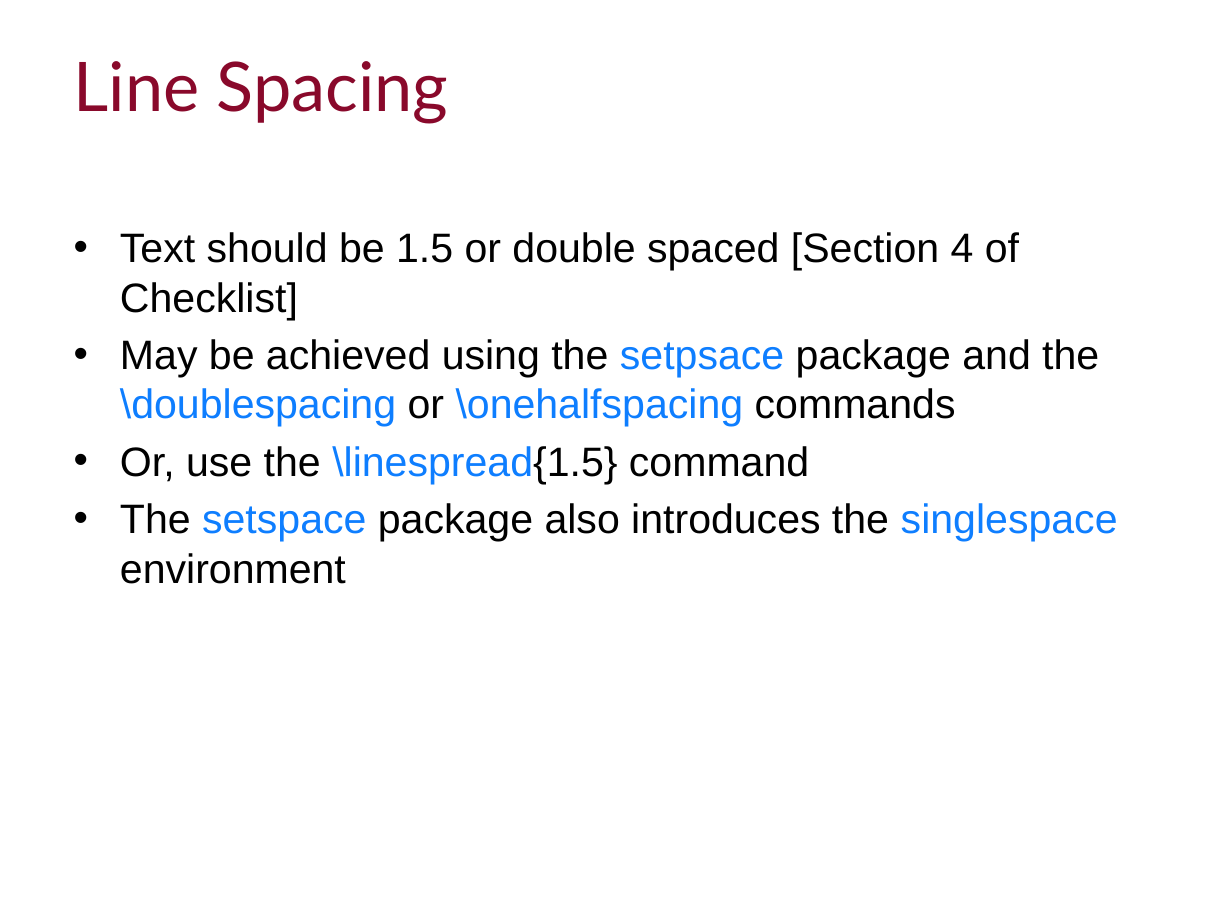
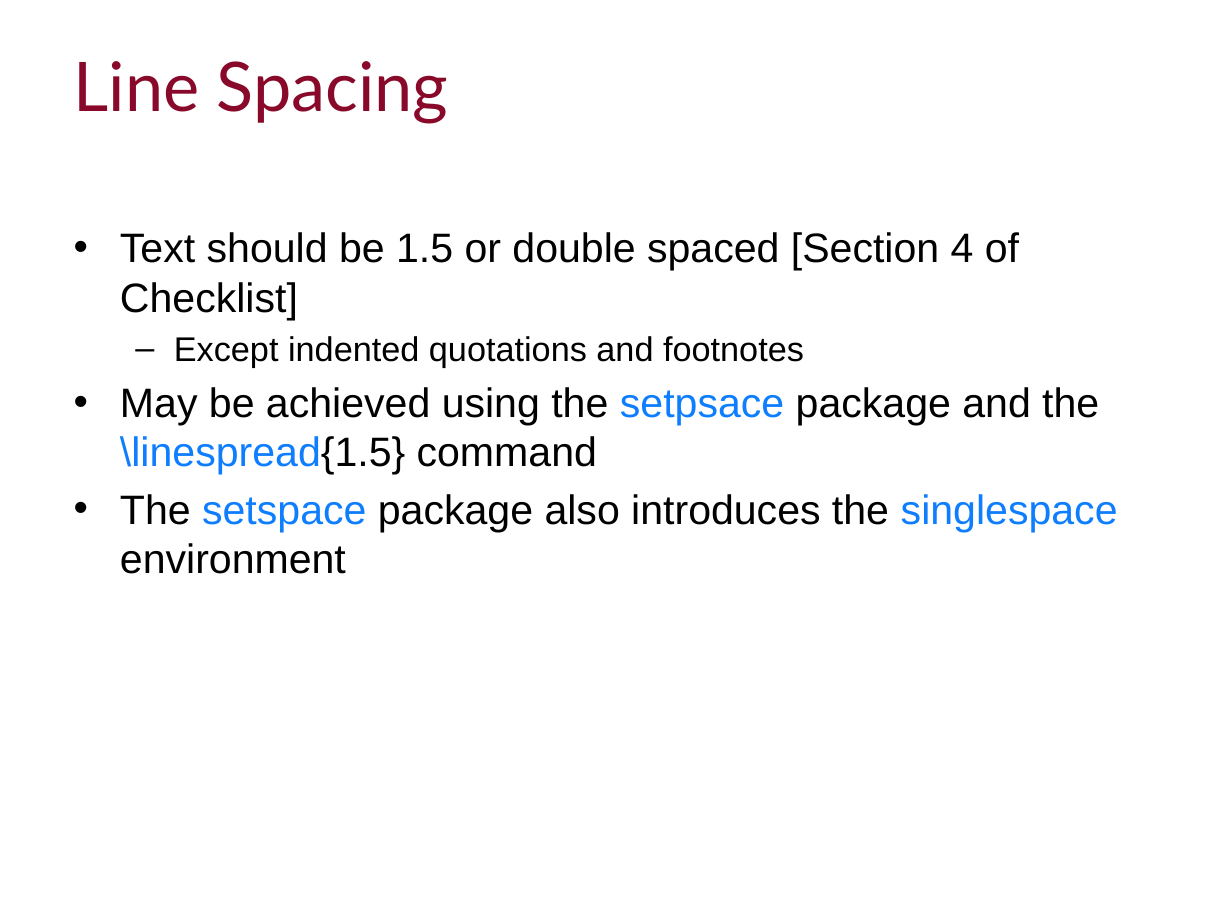
Before and after one commit to ImperialCollegeLondon/RCDS-writing-theses-in-latex, a slide deck: slide 10 of Writing Theses in Latex Slides.pptx. Drawn at 1232x924 pixels with LibreOffice and Linux fonts; fonts in the diff are those of the drawing; background and template pictures are left out. Boxes give left, top, right and bottom in pixels: in the first picture for what was removed or moved away, otherwise in the second. Text is boxed around its words. In the diff, an @@ line names an element or a change of style, - is before the commit and + after.

```diff
--- a/Writing Theses in Latex Slides.pptx
+++ b/Writing Theses in Latex Slides.pptx
@@ text at [120,336,1099,475]: text changed @@
-• May be achieved using the setpsace package and the \doublespacing or \onehalfspacing commands
-• Or, use the \linespread{1.5} command
+  – Except indented quotations and footnotes
+• May be achieved using the setpsace package and the \linespread{1.5} command
```
Also in this commit, not shown: 3 other slides changed, 4 other files.
